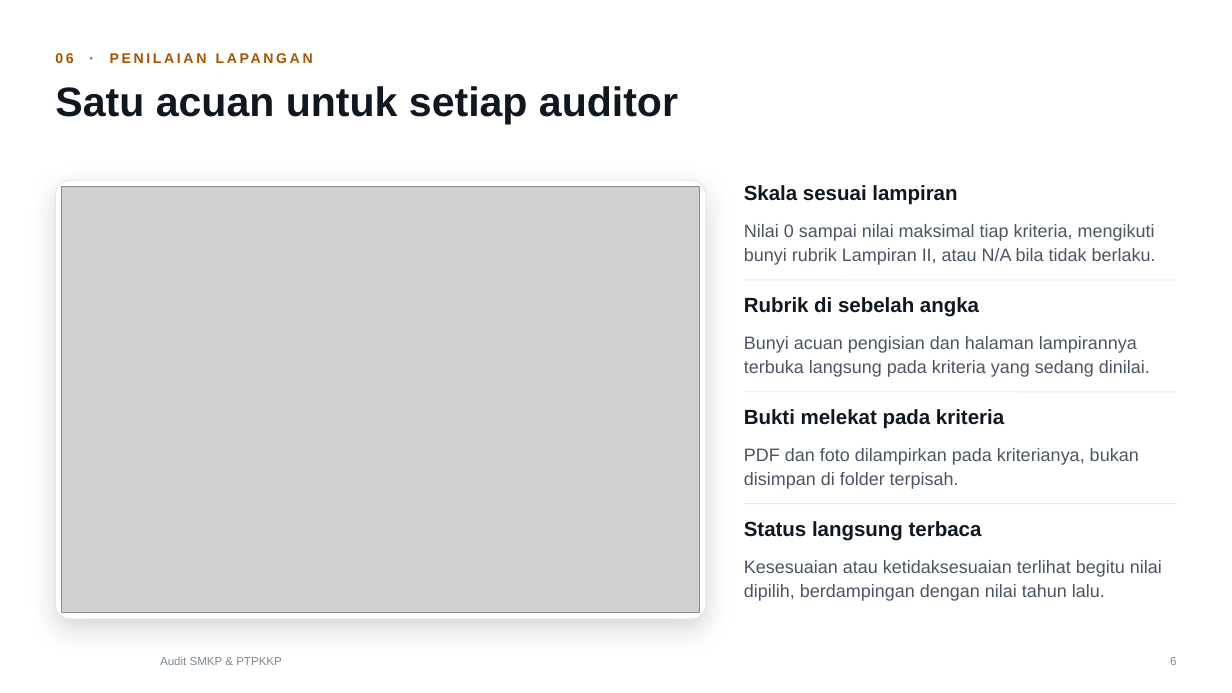
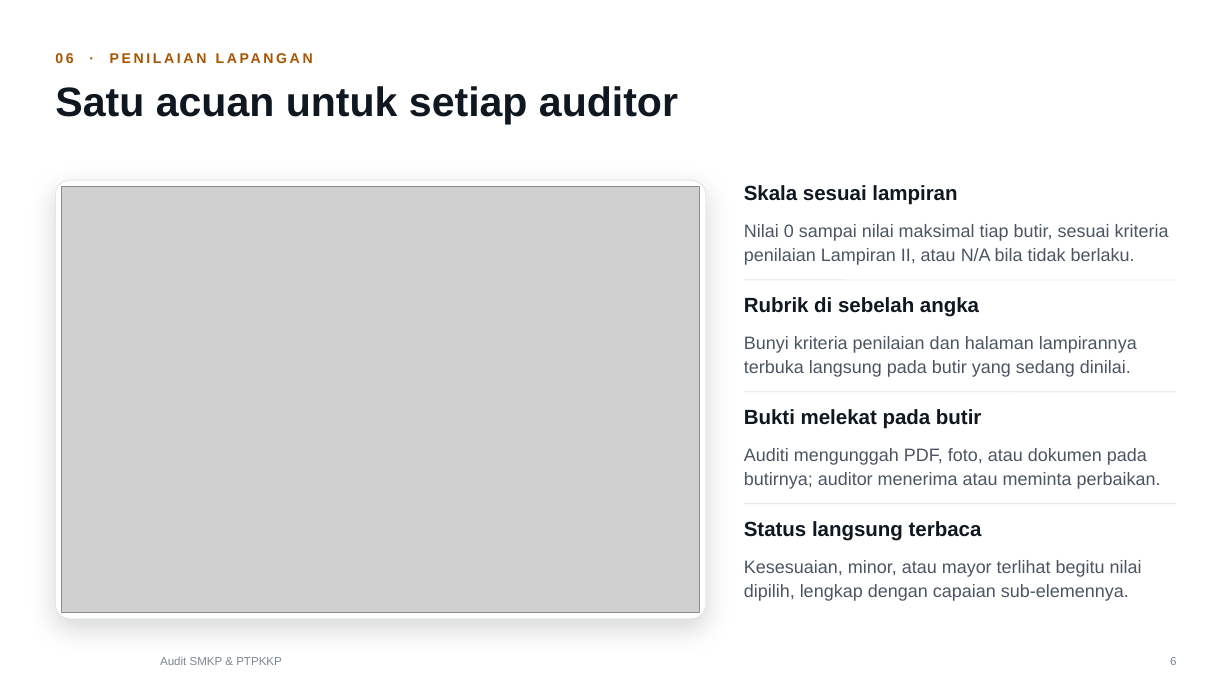
Before and after one commit to ozuby24/EQOHSEE, a slide deck: slide 6 of docs/jual/smkp/Promosi-Audit-SMKP-PTPKKP-EQOHSEE.pptx. Drawn at 1232x693 pixels with LibreOffice and Linux fonts; fonts in the diff are those of the drawing; grey boxes stand for pictures; background and template pictures are left out. Boxes give left, top, right and bottom in pixels: in the first picture for what was removed or moved away, otherwise in the second. Text is boxed around its words. In the diff, an @@ line names an element or a change of style, - is before the commit and + after.

```diff
--- a/docs/jual/smkp/Promosi-Audit-SMKP-PTPKKP-EQOHSEE.pptx
+++ b/docs/jual/smkp/Promosi-Audit-SMKP-PTPKKP-EQOHSEE.pptx
@@ text at (744, 224, 1169, 265): text changed @@
-Nilai 0 sampai nilai maksimal tiap kriteria, mengikuti bunyi rubrik Lampiran II, atau N/A bila tidak berlaku.
+Nilai 0 sampai nilai maksimal tiap butir, sesuai kriteria penilaian Lampiran II, atau N/A bila tidak berlaku.
@@ text at (744, 336, 1137, 377): text changed @@
-Bunyi acuan pengisian dan halaman lampirannya terbuka langsung pada kriteria yang sedang dinilai.
+Bunyi kriteria penilaian dan halaman lampirannya terbuka langsung pada butir yang sedang dinilai.
@@ text at (744, 409, 981, 429): text changed @@
-Bukti melekat pada kriteria
+Bukti melekat pada butir
@@ text at (744, 448, 1161, 489): text changed @@
-PDF dan foto dilampirkan pada kriterianya, bukan disimpan di folder terpisah.
+Auditi mengunggah PDF, foto, atau dokumen pada butirnya; auditor menerima atau meminta perbaikan.
@@ text at (744, 560, 1142, 601): text changed @@
-Kesesuaian atau ketidaksesuaian terlihat begitu nilai dipilih, berdampingan dengan nilai tahun lalu.
+Kesesuaian, minor, atau mayor terlihat begitu nilai dipilih, lengkap dengan capaian sub-elemennya.
```
Also in this commit, not shown: 12 other slides changed, 1 slide added, 1 slide removed, 2 other files.
